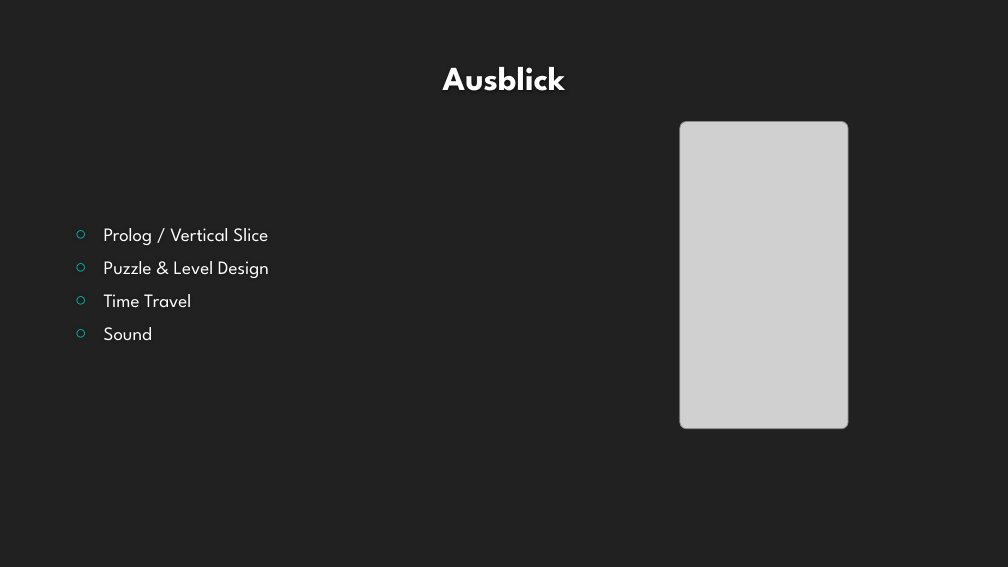
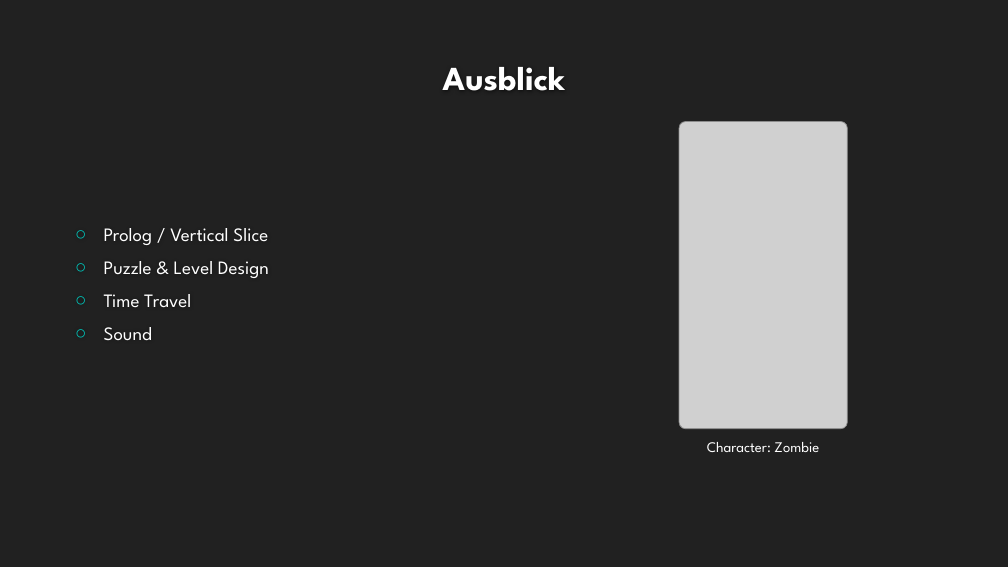
Before and after one commit to EmKaCe/DoctorWhy, a slide deck: slide 17 of Information/Präsentation.pptx. Drawn at 1008x567 pixels with LibreOffice and Linux fonts; fonts in the diff are those of the drawing; grey boxes stand for pictures; background and template pictures are left out. Boxes give left, top, right and bottom in pixels: in the first picture for what was removed or moved away, otherwise in the second. Text is boxed around its words. In the diff, an @@ line names an element or a change of style, - is before the commit and + after.

```diff
--- a/Information/Präsentation.pptx
+++ b/Information/Präsentation.pptx
@@ text added at bbox=[707, 442, 819, 452], 14 pt, text #FFFFFF @@
+Character: Zombie
```
Also in this commit, not shown: 8 other slides changed.
